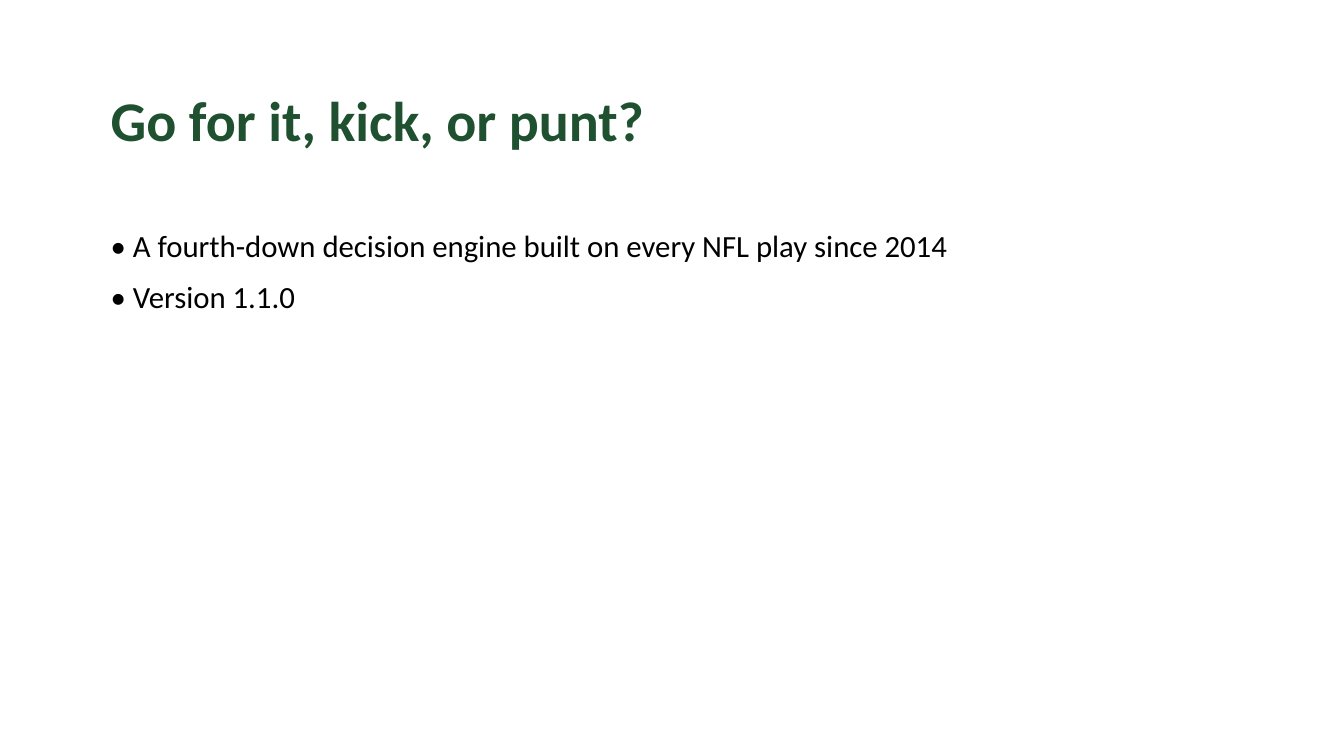
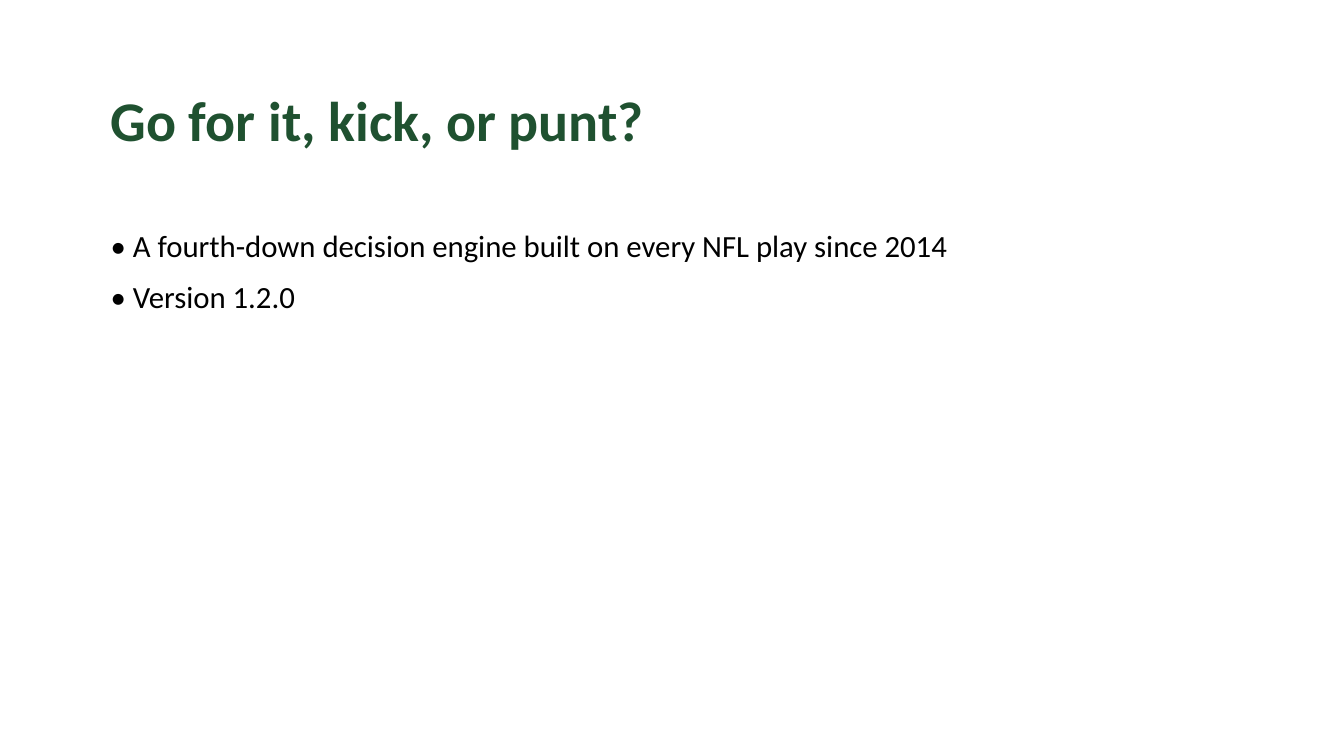
Before and after one commit to willhoop/fourth-down, a slide deck: slide 1 of docs/fourth-down-deck.pptx. Drawn at 1344x756 pixels with LibreOffice and Linux fonts; fonts in the diff are those of the drawing. Boxes give left, top, right and bottom in pixels: in the first picture for what was removed or moved away, otherwise in the second. Text is boxed around its words. In the diff, an @@ line names an element or a change of style, - is before the commit and + after.

```diff
--- a/docs/fourth-down-deck.pptx
+++ b/docs/fourth-down-deck.pptx
@@ text at [133,287,295,309]: text changed @@
-• Version 1.1.0
+• Version 1.2.0
```
Also in this commit, not shown: 1 other slide changed, 1 slide added, 38 other files.
